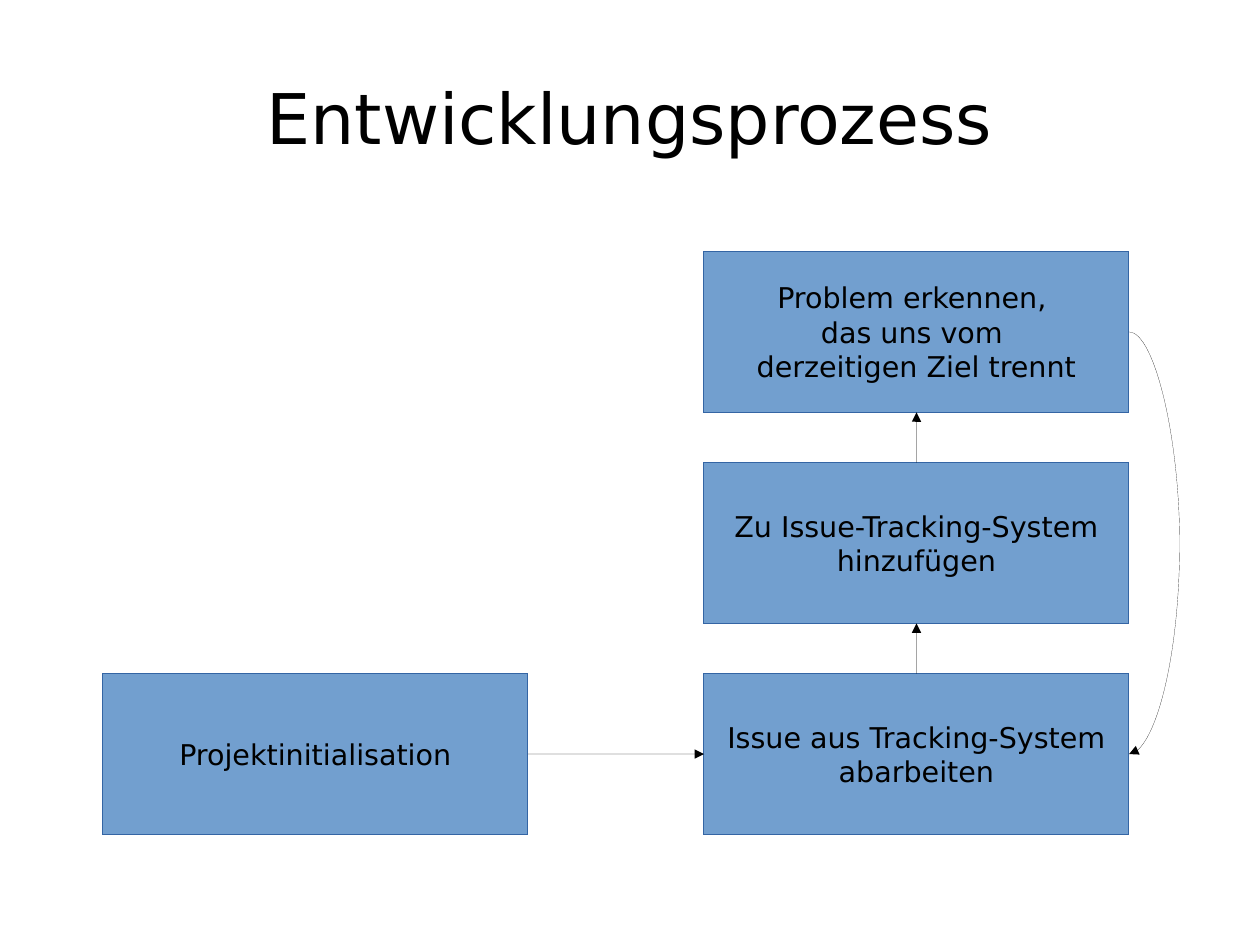
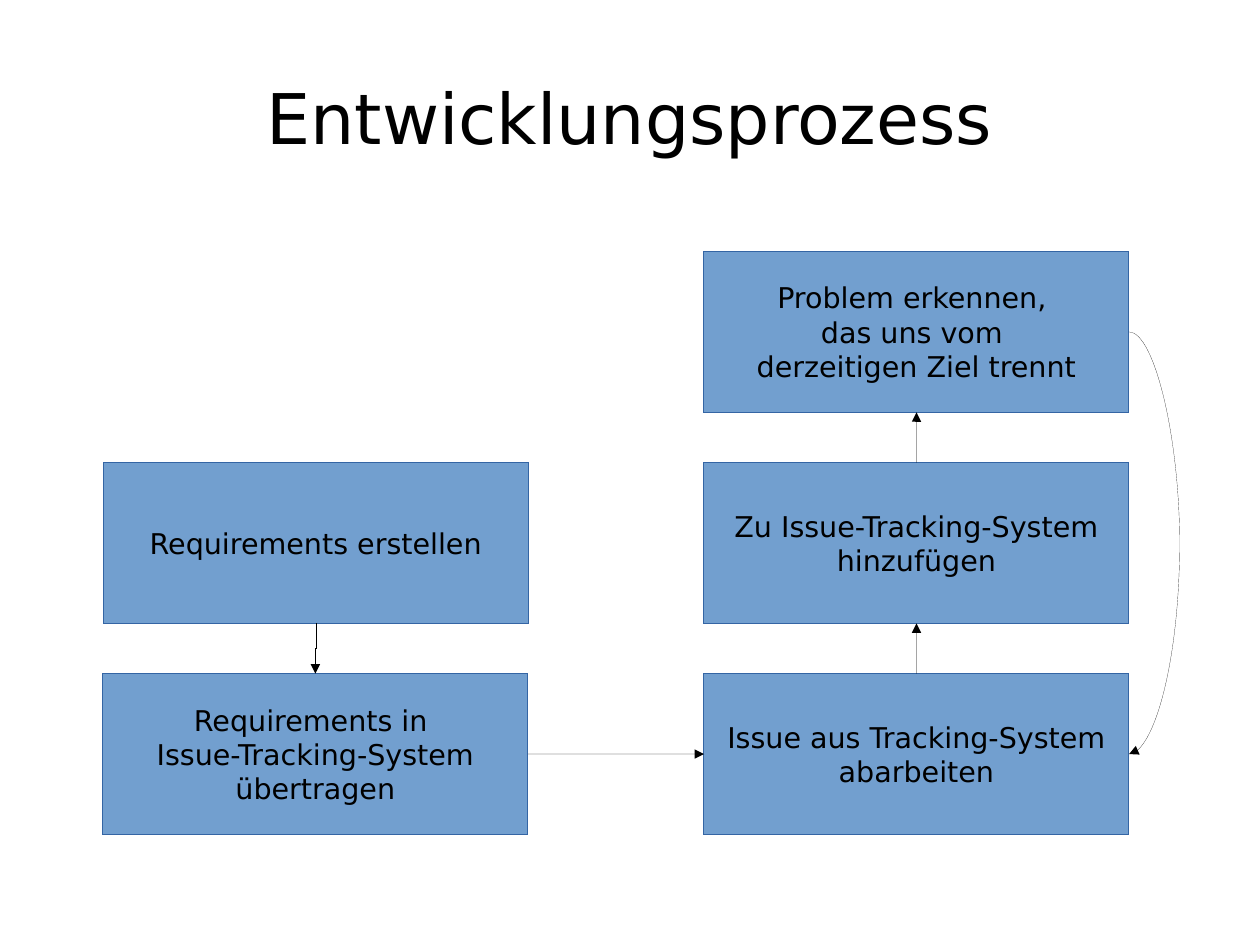
Before and after one commit to enra64/psychic-giggle, a slide deck: slide 9 of zwischenstand anfang dezember.odp. Drawn at 1260x945 pixels with LibreOffice and Linux fonts; fonts in the diff are those of the drawing. Boxes give left, top, right and bottom in pixels: in the first picture for what was removed or moved away, otherwise in the second. Text is boxed around its words. In the diff, an @@ line names an element or a change of style, - is before the commit and + after.

Commit message:
presentation

```diff
--- a/zwischenstand anfang dezember.odp
+++ b/zwischenstand anfang dezember.odp
@@ rectangle added at box(103, 463, 528, 624), fill #729FCF, outline #3465A4 0 pt, 18 pt, text #000000 @@
+Requirements erstellen
@@ elbow arrow added from (316, 623) to (316, 673), #000000 0 pt @@
@@ text in rectangle at box(157, 709, 474, 805): text changed @@
-Projektinitialisation
+Requirements in
+Issue-Tracking-System
+übertragen
```
Also in this commit, not shown: 6 other slides changed, 6 slides added, 1 slide removed, 1 other file.
